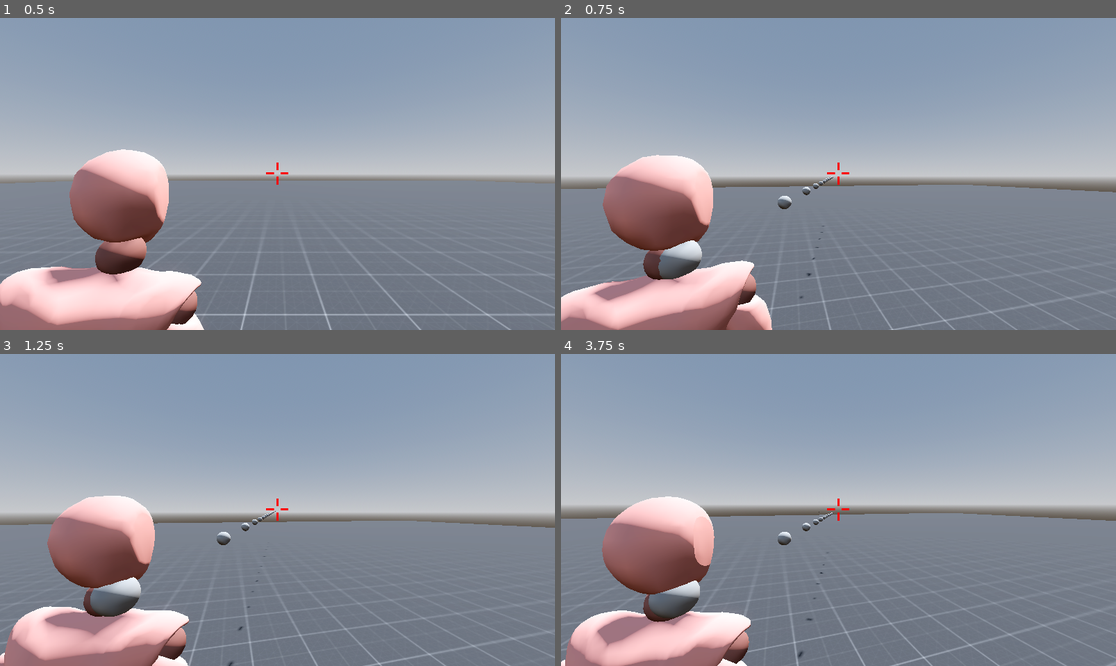
Above: before the commit, frames 1-4 (two rows, left to right).
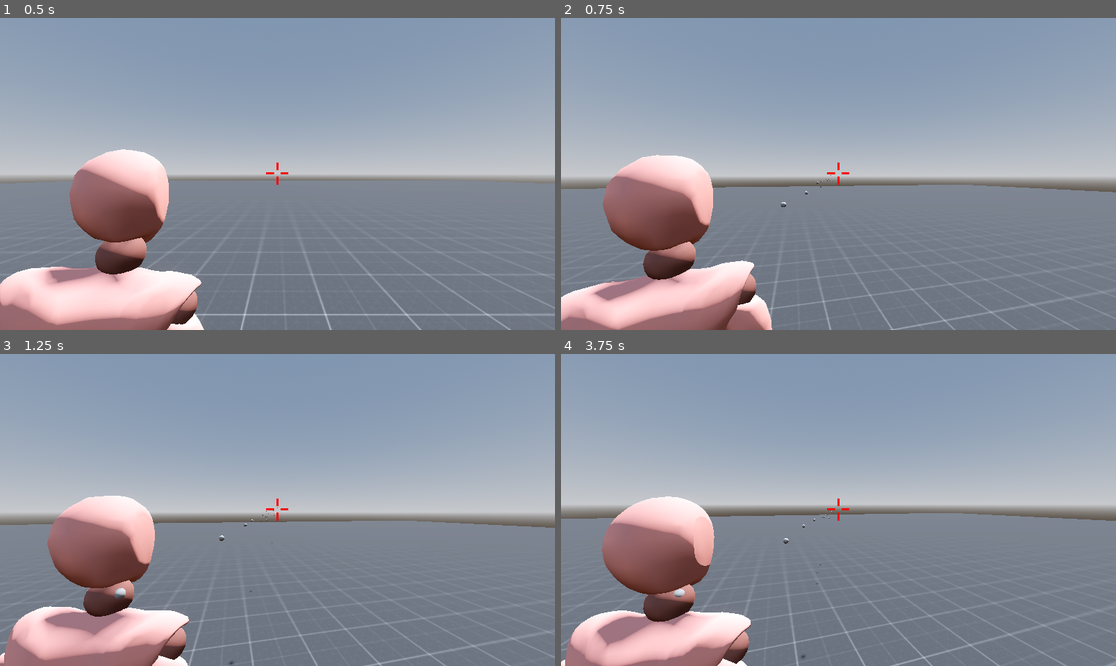
Above: after the commit, the same moments.

Repository: waleedlugod/tps
Game: Godot game, scene res://scenes/main.tscn
Two runs of this game, one before a commit and one after it. Both use one fixed random seed, a clock stepped at 60 frames per second and the inputs below.
Inputs (mouse positions are in pixels of both pictures, inside the frame that each line leads up to):
- Up to frame 1 (0.5 s): no input
- Up to frame 2 (0.75 s): tap Enter (ui_accept) at 0.5 s; move the mouse to (866, 174) at 0.52 s; press the mouse at (866, 174) at 0.53 s; hold W (forward) from 0.53 s (still down)
- Up to frame 3 (1.25 s): keep holding W (forward); tap Enter (ui_accept) at 0.77 s
- Up to frame 4 (3.75 s): keep holding W (forward); move the mouse to (810, 510) at 1.27 s; release the mouse at (810, 510) at 1.28 s; tap F (kick) at 1.35 s; tap Enter (ui_accept) at 1.52, 3.02 s; click (810, 510) at 1.55 s; move the mouse to (849, 503) at 2.02 s; hold Shift (run) 2.03-2.78 s; click (849, 503) at 2.3 s; move the mouse to (832, 516) at 2.77 s; click (832, 516) at 2.85 s; move the mouse to (877, 513) at 3.52 s; press the mouse at (877, 513) at 3.53 s

Frame 1 is identical in both runs. In frame 2, 0.9% of the frame differs, in the area x 17-50%, y 50-90%; in frame 3, 0.9%, in the area x 16-51%, y 49-100%; in frame 4, 0.9%.

Commit message:
add bullet spray

Diff:
--- a/scenes/bullet.tscn
+++ b/scenes/bullet.tscn
@@ -3,8 +3,8 @@
 [ext_resource type="Script" path="res://scripts/bullet.gd" id="1_niuco"]
 
 [sub_resource type="SphereMesh" id="SphereMesh_j3su8"]
-radius = 0.05
-height = 0.1
+radius = 0.02
+height = 0.04
 
 [node name="bullet" type="MeshInstance3D"]
 mesh = SubResource("SphereMesh_j3su8")
--- a/scripts/player.gd
+++ b/scripts/player.gd
@@ -9,6 +9,7 @@
 
 var bullet_scene = preload('res://scenes/bullet.tscn')
 signal bullet_shot(origin, direction)
+var bullet_spray = 0.02
 
 var SPEED = 2.5
 const JUMP_VELOCITY = 4.5
@@ -18,6 +19,8 @@
 var running = false
 
 var is_locked = false
+
+var rng = RandomNumberGenerator.new()
 
 @export var sens_horizontal = 0.2
 @export var sens_vertical = 0.2
@@ -43,7 +46,9 @@
 		var bullet = bullet_scene.instantiate()
 		add_child(bullet)
 		bullet.global_position = player_ray.global_position
-		bullet.direction = (player_ray.to_global(player_ray.target_position) - player_ray.global_position).normalized()
+		var target_direction = (player_ray.to_global(player_ray.target_position) - player_ray.global_position).normalized()
+		var spray = Vector3(rng.randf_range(-bullet_spray, bullet_spray), rng.randf_range(-bullet_spray, bullet_spray), 0)
+		bullet.direction = (target_direction + spray).normalized()
 
 
 	if !animation_player.is_playing():
